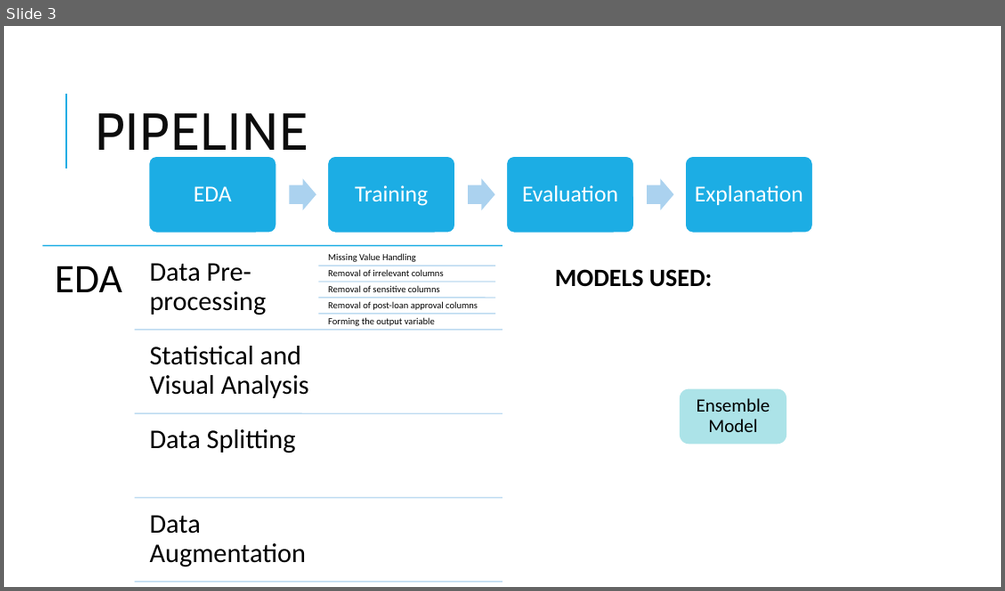
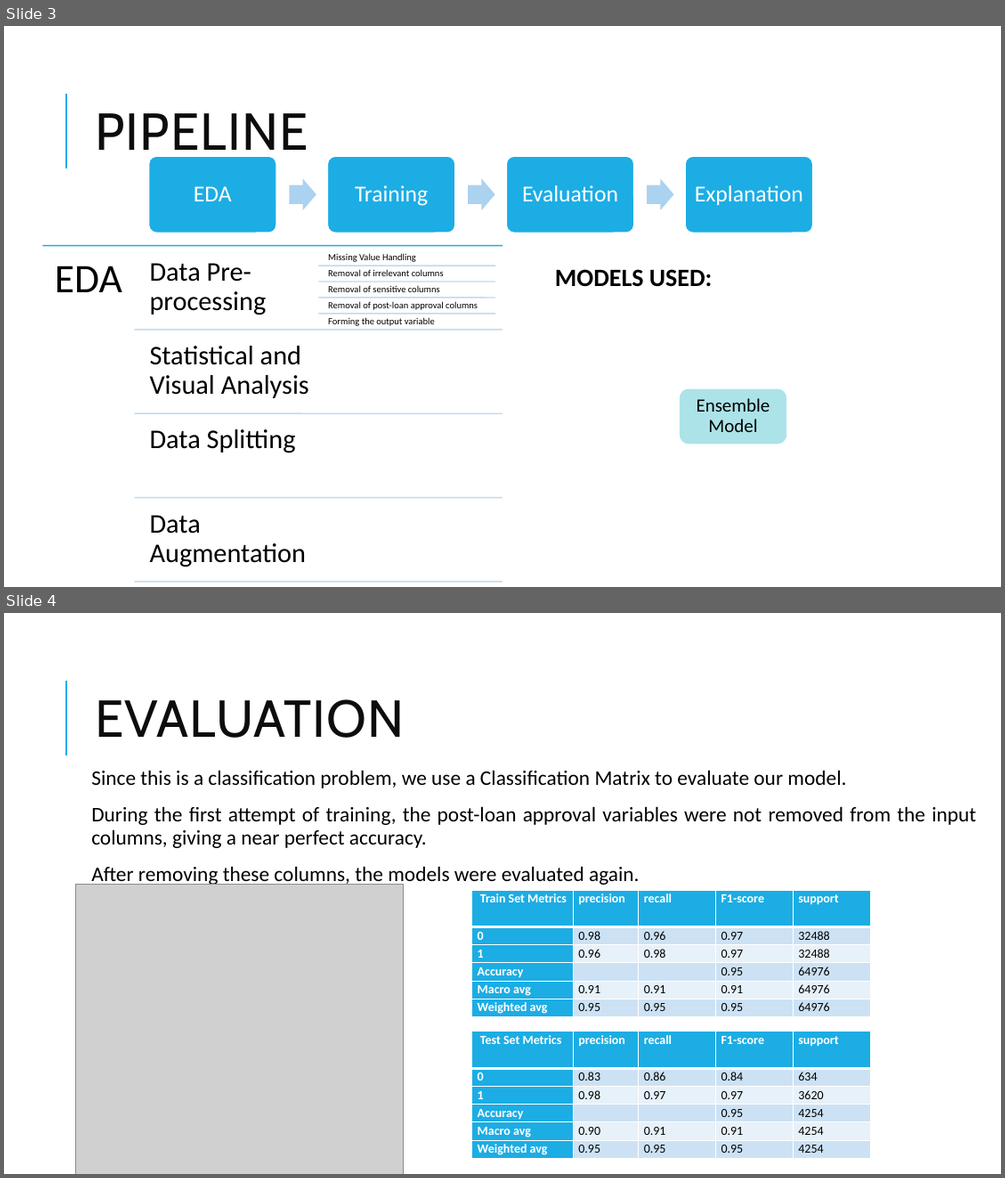
Before and after one commit to unnati026/JPMC-Case-Study, a slide deck: JPMC CCB Risk Modelling Case Study.pptx. Shown one above the other, each under a label of ours: slide 3 before the commit, slides 3 and 4 after it. The pictures are 1005x591 and 1005x1178 pixels, drawn with LibreOffice and Linux fonts; fonts in the diff are those of the drawing; grey boxes stand for pictures. Boxes give left, top, right and bottom in pixels: in the first picture for what was removed or moved away, otherwise in the second. Text is boxed around its words. In the diff, an @@ line names an element or a change of style, - is before the commit and + after.

```diff
--- a/JPMC CCB Risk Modelling Case Study.pptx
+++ b/JPMC CCB Risk Modelling Case Study.pptx
@@ slide 4 added at [4,613,1001,1174], background #FFFFFF; not listed: 1 template element that a slide beside it also shows @@
@@ title added at [95,699,404,738], 50 pt, text #0D0D0D @@
+EVALUATION
@@ text added at [91,770,976,886], 20 pt, text #000000 @@
+Since this is a classification problem, we use a Classification Matrix to evaluate our model.
+During the first attempt of training, the post-loan approval variables were not removed from the input columns, giving a near perfect accuracy.
+After removing these columns, the models were evaluated again.
@@ picture added at [76,884,404,1174] @@
@@ table added at [472,890,871,1017], 6 rows, 5 columns @@
+Train Set Metrics | precision | recall | F1-score | support
+0 | 0.98 | 0.96 | 0.97 | 32488
+1 | 0.96 | 0.98 | 0.97 | 32488
+Accuracy |  |  | 0.95 | 64976
+Macro avg | 0.91 | 0.91 | 0.91 | 64976
+Weighted avg | 0.95 | 0.95 | 0.95 | 64976
@@ table added at [472,1031,871,1159], 6 rows, 5 columns @@
+Test Set Metrics | precision | recall | F1-score | support
+0 | 0.83 | 0.86 | 0.84 | 634
+1 | 0.98 | 0.97 | 0.97 | 3620
+Accuracy |  |  | 0.95 | 4254
+Macro avg | 0.90 | 0.91 | 0.91 | 4254
+Weighted avg | 0.95 | 0.95 | 0.95 | 4254
```
Also in this commit, not shown: 1 slide changed, 2 other slides added, 2 slides removed, 1 other file.
